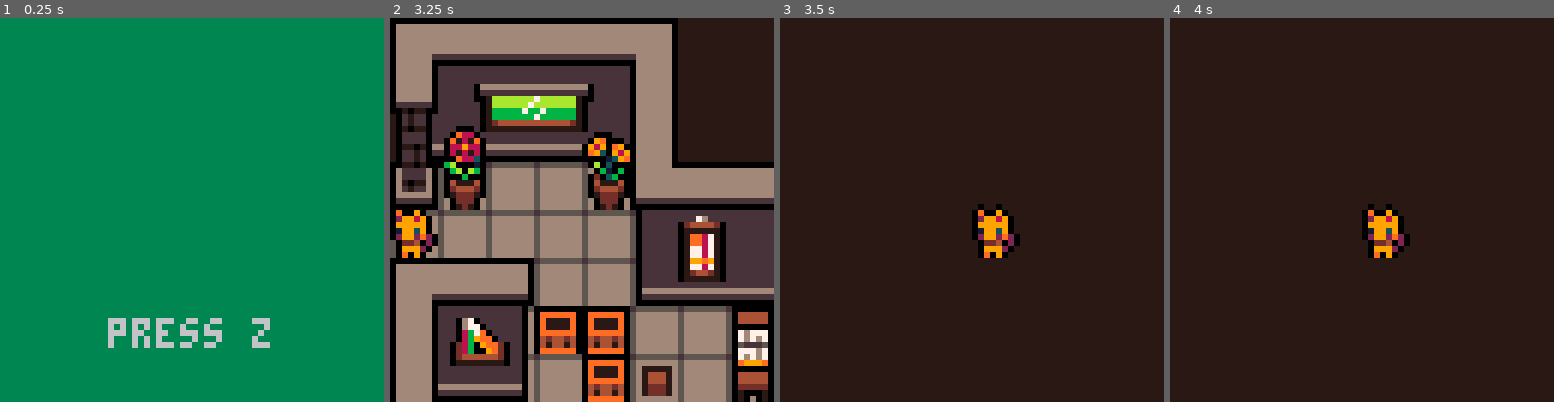
Above: before the commit, frames 1-4 (left to right).
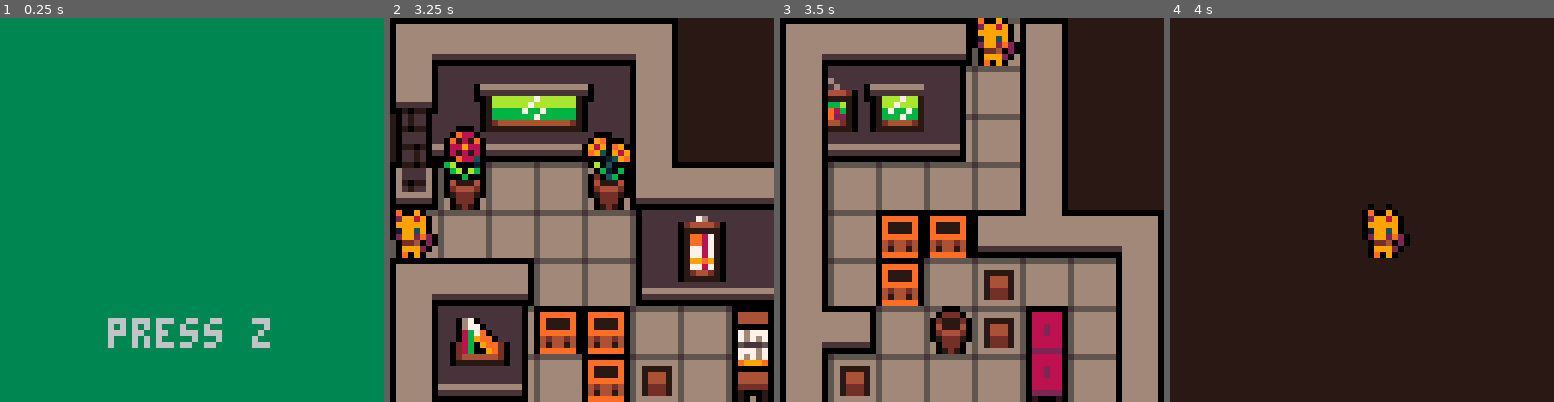
Above: after the commit, the same moments.

Repository: konata-chan404/Kitty-Kondo
Game: PICO-8 cartridge game.p8
The game is run twice, just before and just after one commit, with the same random seed, the same clock (stepped at 60 frames per second) and the same inputs.
Inputs:
- Up to frame 1 (0.25 s): no input
- Up to frame 2 (3.25 s): tap X (X key) at 0.33, 1.07, 1.85, 2.97 s; tap O (Z key) at 0.7, 1.7, 2.1, 2.5, 2.9 s; hold Right 1.6-2.1 s; hold Up 2.15-2.42 s; hold Right 2.47-3.03 s; hold Left from 3.08 s (still down)
- Up to frame 3 (3.5 s): keep holding Left; tap O (Z key) at 3.3 s
- Up to frame 4 (4 s): release Left at 3.58 s; hold Down 3.63-3.97 s; tap O (Z key) at 3.7 s

Frames 1-2 are identical in both runs. In frame 3, 85% of the frame differs, in the area x 0-100%, y 0-100%; in frame 4, nothing differs.

Commit message:
level 6 and some fixes

Diff:
--- a/game.p8
+++ b/game.p8
@@ -616,6 +616,16 @@
 		},
 
 		{
+			celx_start = 13,
+			cely_start = 35,
+			celx_end = 20,
+			cely_end = 44,
+			player_spawn = {xpos=17, ypos=35},
+			end_point = {xpos=100, ypos = 100},
+			ground_tile = 62
+		},
+
+		{
 			celx_start = 100,
 			cely_start = 100,
 			celx_end = 100,
@@ -705,7 +715,7 @@
 end
 
 function restart_level()
-	reload(0x2000, 0x2000, 0x1000)
+	reload()
 	load_level(levels[current_level.index], false)
 end
 
Not shown, changed: 24 lines of the sprite sheet (__gfx__) section of game.p8
